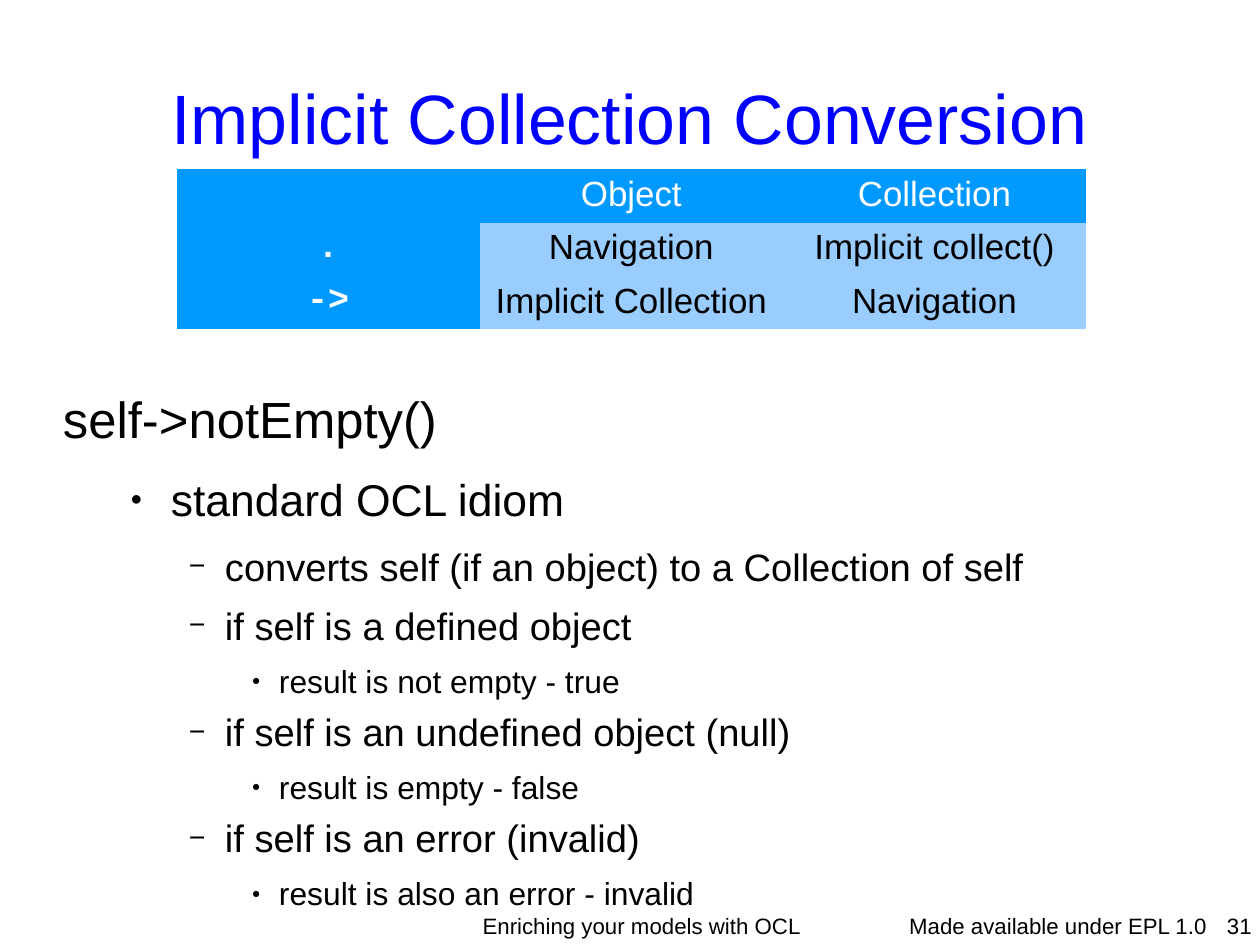
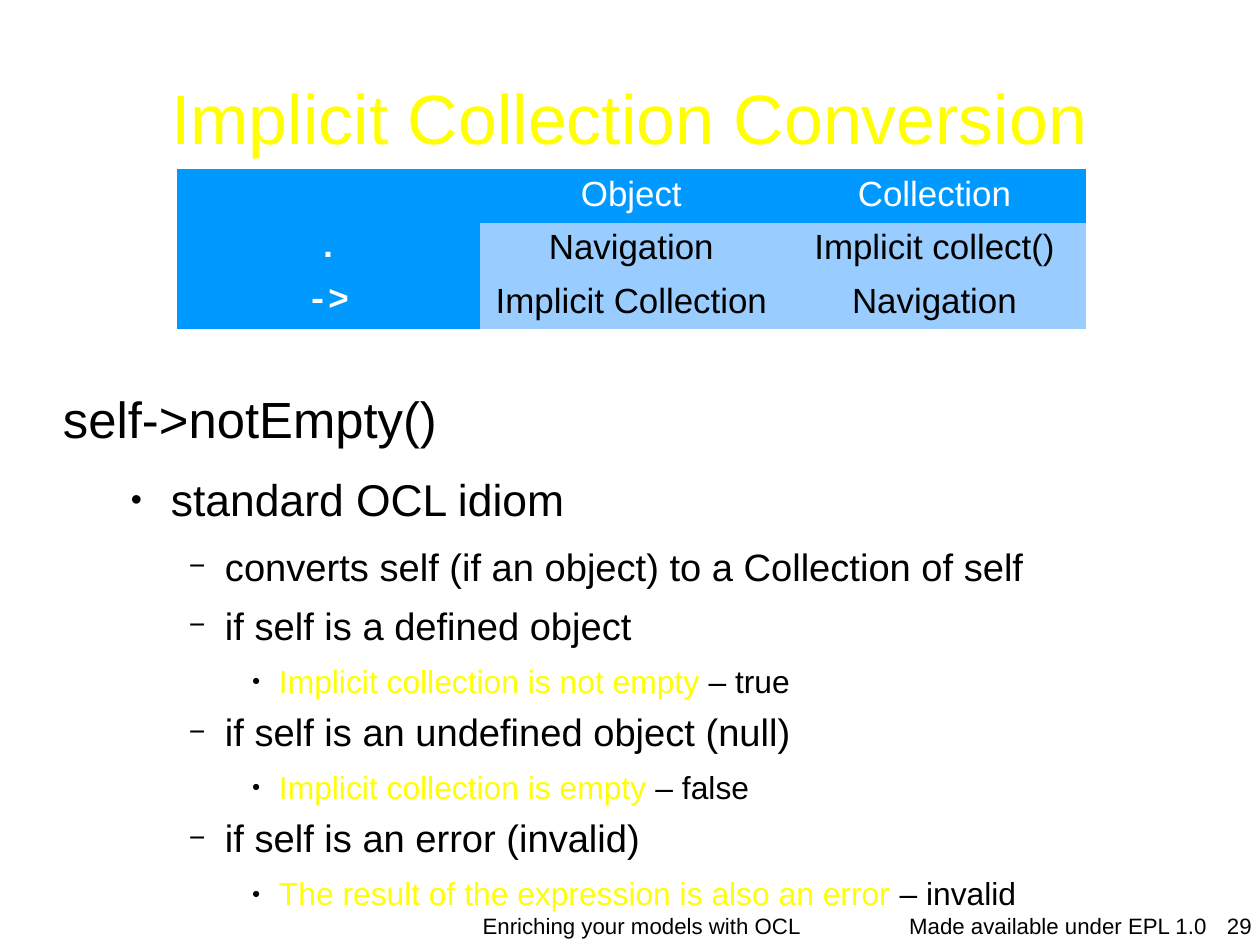
Before and after one commit to eclipse-ocl/ocl-website, a slide deck: slide 29 of ocl/docs/publications/ESE2010LongTalk/EnrichingWithOCL.odp (slide 31 before the commit). Drawn at 1260x945 pixels with LibreOffice and Linux fonts; fonts in the diff are those of the drawing; background and template pictures are left out. Boxes give left, top, right and bottom in pixels: in the first picture for what was removed or moved away, otherwise in the second. Text is boxed around its words. In the diff, an @@ line names an element or a change of style, - is before the commit and + after.

```diff
--- a/ocl/docs/publications/ESE2010LongTalk/EnrichingWithOCL.odp
+++ b/ocl/docs/publications/ESE2010LongTalk/EnrichingWithOCL.odp
@@ title "Implicit Collection Conversion" at [171,93,1087,157]: text colour #0000FF to #FFFF00 @@
@@ text at [279,670,790,698]: text changed; text colour #000000 to #FFFF00 @@
-      ● result is not empty - true
+      ● Implicit collection is not empty – true
@@ text at [279,776,749,805]: text changed; text colour #000000 to #FFFF00 @@
-      ● result is empty - false
+      ● Implicit collection is empty – false
@@ text at [279,882,1016,911]: text changed; text colour #000000 to #FFFF00 @@
-      ● result is also an error - invalid
+      ● The result of the expression is also an error – invalid
@@ page number at [1227,918,1252,935]: text changed @@
-31
+29
```
Also in this commit, not shown: 15 other slides changed.
